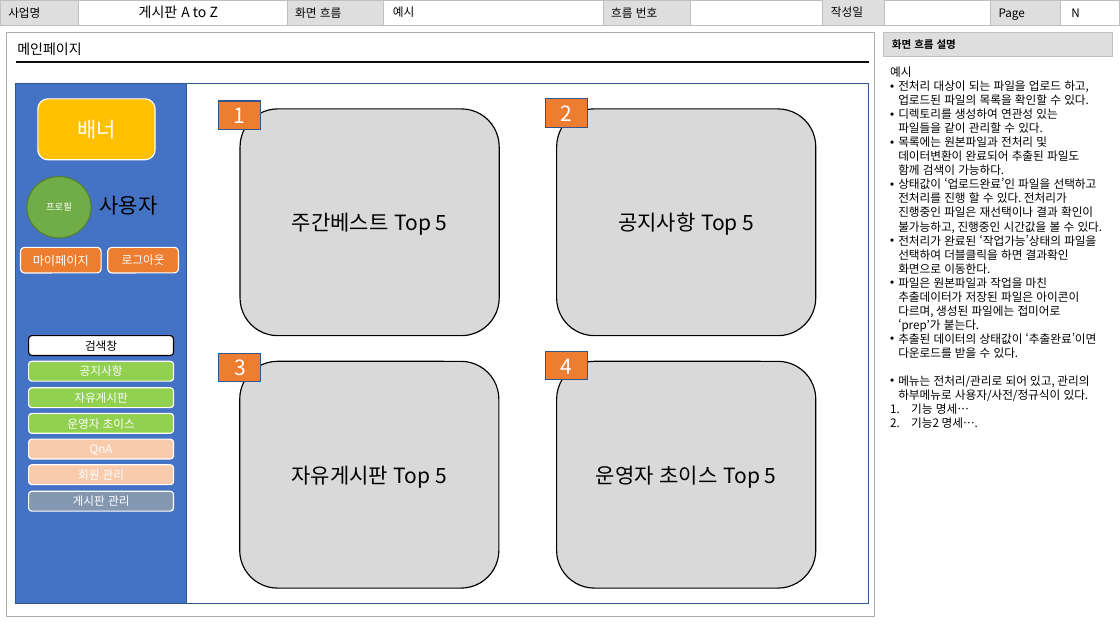
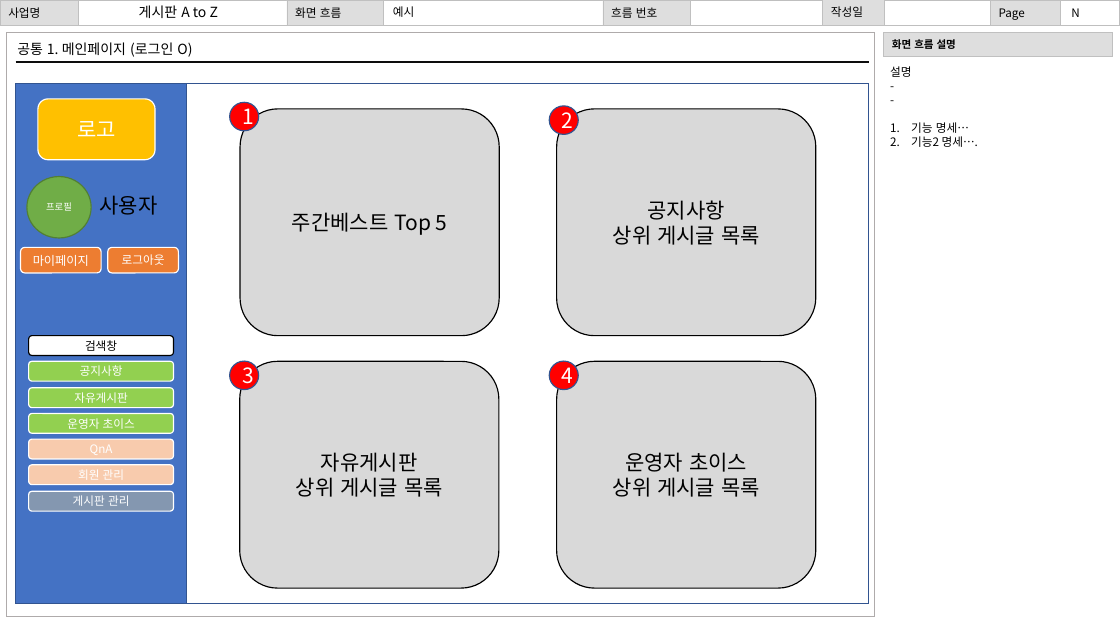
Before and after one commit to gihangShin/test, a slide deck: slide 3 of 문서/화면 설계서/화면설계서 이혁준.pptx. Drawn at 1120x630 pixels with LibreOffice and Linux fonts; fonts in the diff are those of the drawing. Boxes give left, top, right and bottom in pixels: in the first picture for what was removed or moved away, otherwise in the second. Text is boxed around its words. In the diff, an @@ line names an element or a change of style, - is before the commit and + after.

```diff
--- a/문서/화면 설계서/화면설계서 이혁준.pptx
+++ b/문서/화면 설계서/화면설계서 이혁준.pptx
@@ text at (17, 42, 192, 57): text changed @@
-메인페이지
+공통 1. 메인페이지 (로그인 O)
@@ text at (890, 66, 911, 77): text changed @@
-예시
-• 전처리 대상이 되는 파일을 업로드 하고, 업로드된 파일의 목록을 확인할 수 있다.
-• 디렉토리를 생성하여 연관성 있는 파일들을 같이 관리할 수 있다.
-• 목록에는 원본파일과 전처리 및 데이터변환이 완료되어 추출된 파일도 함께 검색이 가능하다.
-• 상태값이 ‘업로드완료’인 파일을 선택하고 전처리를 진행 할 수 있다. 전처리가 진행중인 파일은 재선택이나 결과 확인이 불가능하고, 진행중인 시간값을 볼 수 있다.
-• 전처리가 완료된 ‘작업가능’상태의 파일을 선택하여 더블클릭을 하면 결과확인 화면으로 이동한다.
-• 파일은 원본파일과 작업을 마친 추출데이터가 저장된 파일은 아이콘이 다르며, 생성된 파일에는 접미어로 ‘prep’가 붙는다.
-• 추출된 데이터의 상태값이 ‘추출완료’이면 다운로드를 받을 수 있다.
-• 메뉴는 전처리/관리로 되어 있고, 관리의 하부메뉴로 사용자/사전/정규식이 있다.
+설명
+-
+-
@@ ellipse "1": place and size @@
-ellipse "1" at (218, 101, 260, 129)
+ellipse "1" at (229, 103, 259, 131)
@@ ellipse "2": place and size @@
-ellipse "2" at (545, 99, 587, 128)
+ellipse "2" at (549, 106, 579, 134)
@@ text in rounded rectangle at (77, 121, 116, 137): text changed @@
-배너
+로고
@@ text in rounded rectangle at (613, 200, 760, 245): text changed @@
-공지사항 Top 5
+공지사항
+상위 게시글 목록
@@ ellipse "3": place and size @@
-ellipse "3" at (219, 353, 261, 381)
+ellipse "3" at (229, 361, 259, 390)
@@ rectangle to ellipse; fill #ED7D31 to #FF0000 in 4 elements at (229, 103, 259, 131), (549, 106, 579, 134), (229, 361, 259, 390), (549, 361, 579, 390) @@
@@ ellipse "4": place and size @@
-ellipse "4" at (545, 351, 587, 380)
+ellipse "4" at (549, 361, 579, 390)
@@ text in rounded rectangle at (296, 452, 443, 497): text changed @@
-자유게시판 Top 5
+자유게시판
+상위 게시글 목록
@@ text in rounded rectangle at (613, 452, 760, 497): text changed @@
-운영자 초이스 Top 5
+운영자 초이스
+상위 게시글 목록
```
Also in this commit, not shown: 14 other slides changed.
